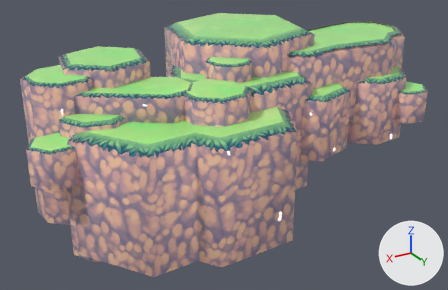
Renders of the FBX model NpcProject/Assets/Model/Rocks/Rock_Module2.fbx from each side of a commit.
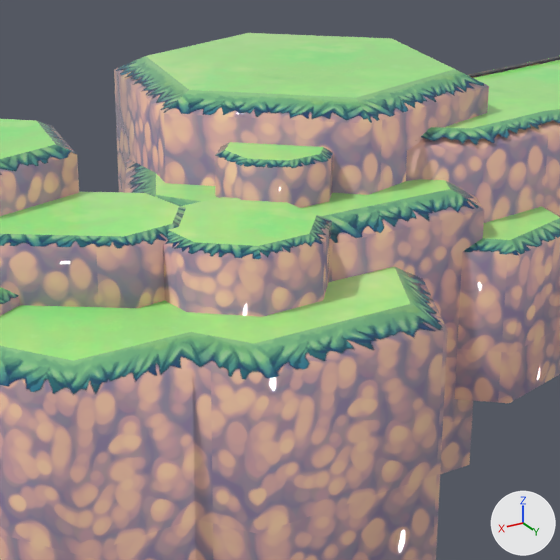
Old and new are each drawn whole from a camera (50 mm lens) standing at (39.2, 61.0, 37.9) and looking at (2.3, -0.6, 7.1) and again close up on the part from 27% to 77% of the width and 0% to 77% of the height. The axes (+X, +Y, +Z) are drawn at lower right. The lights are the same throughout. Where no turn or scale is listed for an object, it has been applied to the vertices.

In view in the first close-up: 'Module2_Edge', 'Module2_Side', 'Module2_upper'.
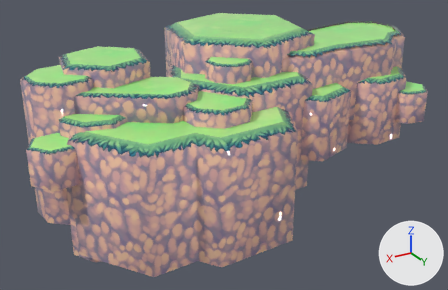
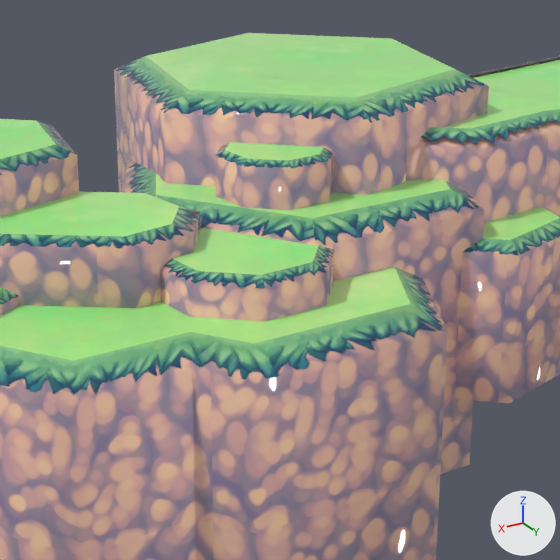
The change, as a list of edits to the scene's bpy script:
```text
Change me_mesh_002:
    where me_mesh_002.from_pydata(...)  # 216 vertices, 108 faces; spans x -26.7..26.9, y -14.5..13.3, z 12.3..20.9
    used by ob_module2_edge; location = (0.0, 0.0, 0.0)
    me_mesh_002 part 1: the loose piece of 16 vertices spanning x 3.1..11.1, y 1.5..9.5, z 16.7..17.1 is moved by (0.2, 0.6, -1.1)
Change me_mesh:
    where me_mesh.from_pydata(...)  # 216 vertices, 296 faces; spans x -25.5..26.3, y -12.9..11.8, z 11.0..20.9
    used by ob_module2_upper; location = (0.0, 0.0, 0.0)
    me_mesh part 2: the loose piece of 16 vertices spanning x 3.8..10.4, y 2.2..8.8, z 15.6..17.1 is moved by (0.1, 0.5, -1.1)
Change me_mesh_001:
    where me_mesh_001.from_pydata(...)  # 352 vertices, 612 faces; spans x -26.8..26.9, y -14.5..13.3, z -1.5..20.9
    used by ob_module2_side; location = (0.0, 0.0, 0.0)
    me_mesh_001 part 3: the loose piece of 24 vertices spanning x 3.1..11.1, y 1.5..9.5, z 0.6..17.1 is moved by (0.2, 0.5, -1.1)
```

Location of each change, [x1, y1, x2, y2] in pixels of the close-ups (560 x 560 px; the box of a moved part takes in the faces that stretch with it):
part 1 of me_mesh_002, moved or reshaped
    before: [165, 215, 332, 259]
    after: [164, 245, 335, 288]
part 2 of me_mesh, moved or reshaped
    before: [169, 197, 317, 246]
    after: [172, 228, 319, 275]
part 3 of me_mesh_001, moved or reshaped
    before: [163, 221, 332, 317]
    after: [160, 246, 335, 321]
